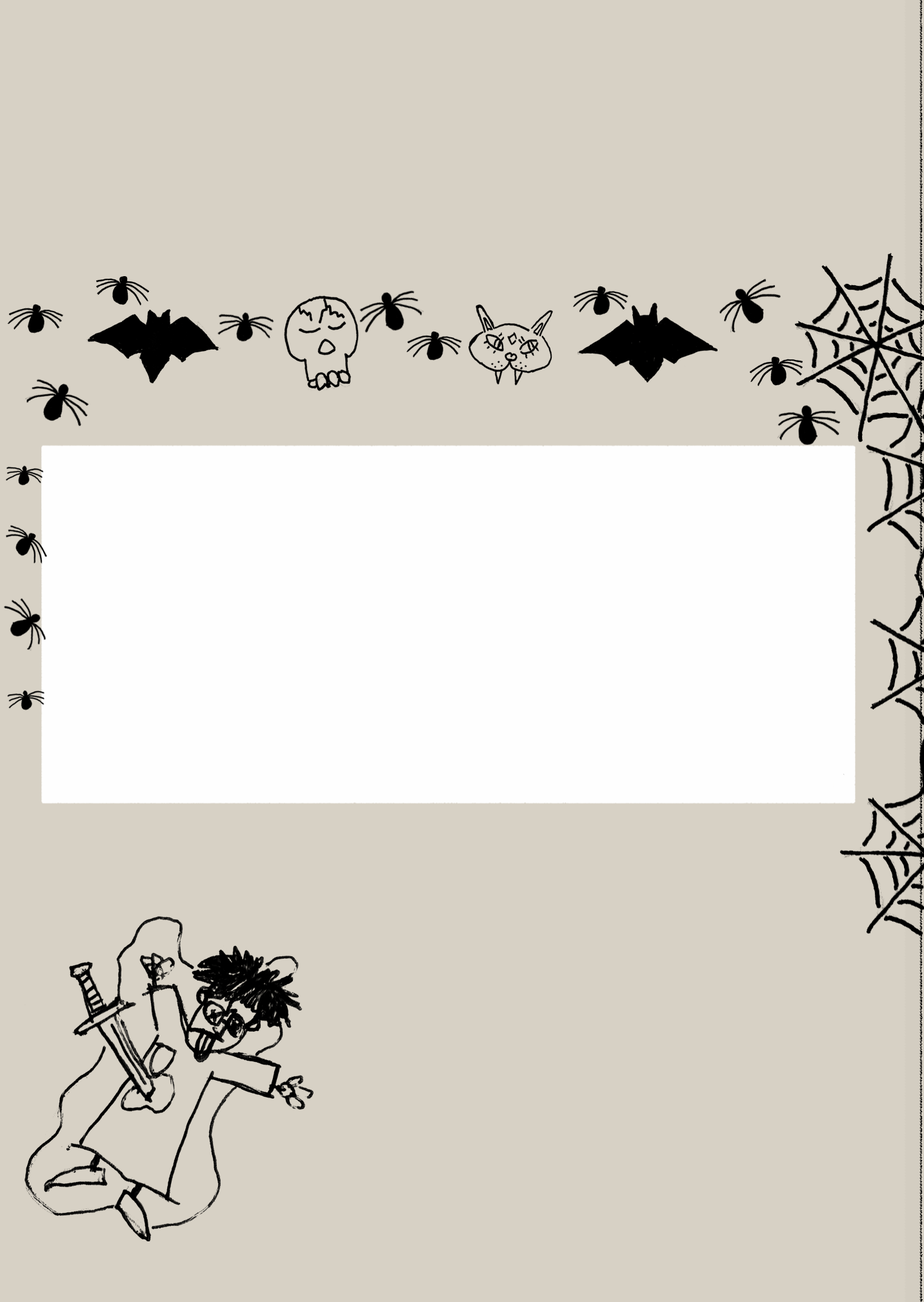
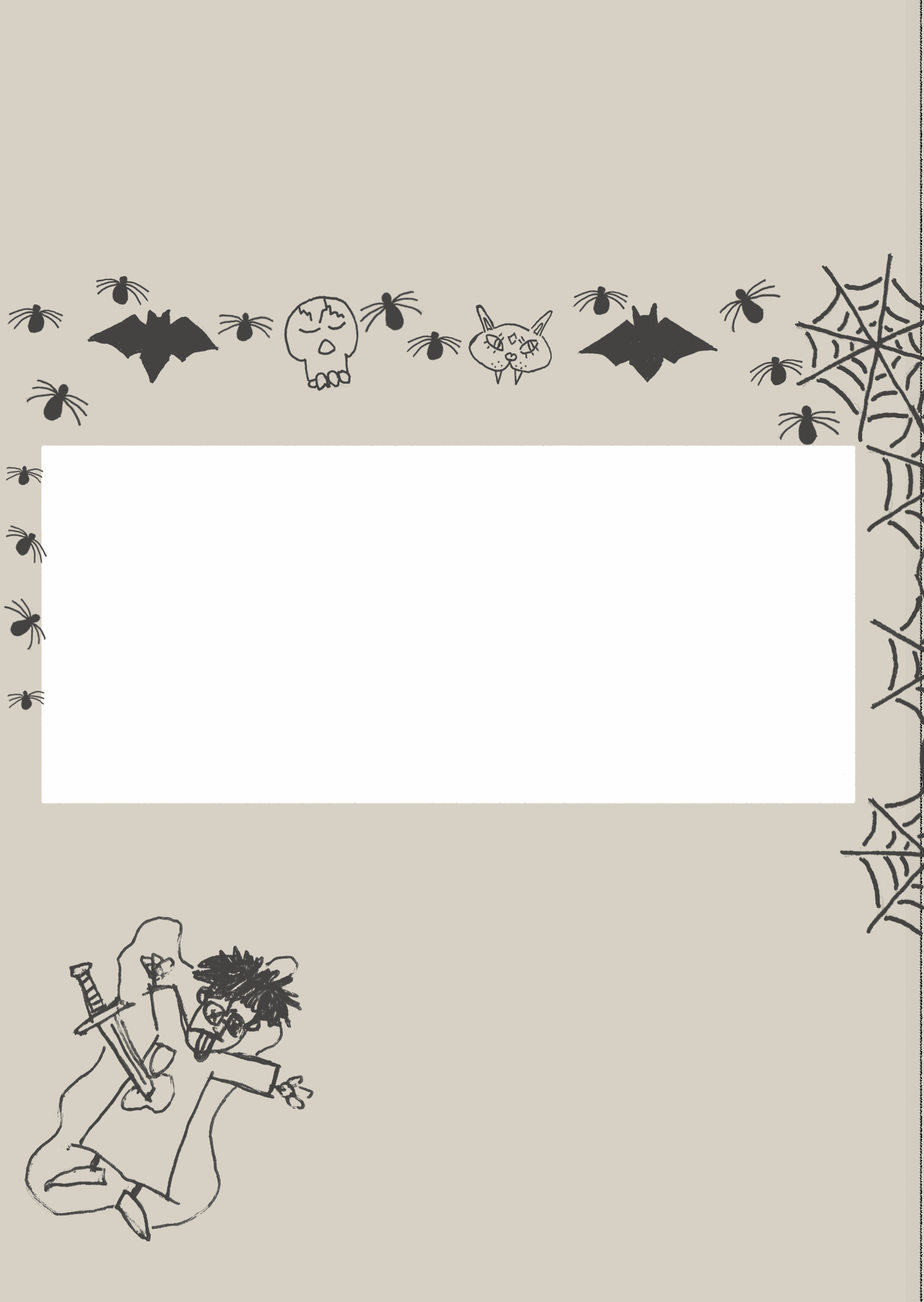
Layer changes from the first 924px x 1302px image to the second:
renamed "harrypotter" to "Layer 2", moved it above "catface", painted on it over left=3, top=252, right=924, bottom=1242
removed layer "spider3" (1st of 5) over left=777, top=405, right=841, bottom=446
removed layer "spider3" (2nd of 5) over left=25, top=378, right=90, bottom=427
removed layer "bat2" over left=576, top=302, right=718, bottom=383
removed layer "bat1" over left=86, top=309, right=222, bottom=384
removed layer "spider3" (3rd of 5) over left=3, top=598, right=47, bottom=652
removed layer "spider3" (4th of 5) over left=359, top=290, right=424, bottom=333
removed layer "spider3" (5th of 5) over left=718, top=278, right=781, bottom=333
removed layer "spider2" (1st of 6) over left=7, top=303, right=64, bottom=334
removed layer "spider2" (2nd of 6) over left=5, top=524, right=48, bottom=565
removed layer "spider2" (3rd of 6) over left=96, top=276, right=150, bottom=306
removed layer "cobweb-small" (1st of 4) over left=839, top=749, right=924, bottom=937
removed layer "cobweb-small" (2nd of 4) over left=869, top=573, right=924, bottom=756
removed layer "cobweb-small" (3rd of 4) over left=761, top=252, right=924, bottom=444
removed layer "cobweb-small" (4th of 4) over left=865, top=373, right=924, bottom=578
removed layer "spider2" (4th of 6) over left=573, top=285, right=629, bottom=316
removed layer "spider2" (5th of 6) over left=406, top=331, right=463, bottom=361
removed layer "spider2" (6th of 6) over left=749, top=356, right=803, bottom=387
removed layer "spider1" (1st of 3) over left=7, top=690, right=45, bottom=711
removed layer "spider1" (2nd of 3) over left=5, top=465, right=44, bottom=486
removed layer "spider1" (3rd of 3) over left=216, top=311, right=275, bottom=343
removed layer "skull" over left=283, top=295, right=359, bottom=392
painted on "catface" over left=3, top=252, right=924, bottom=1242
